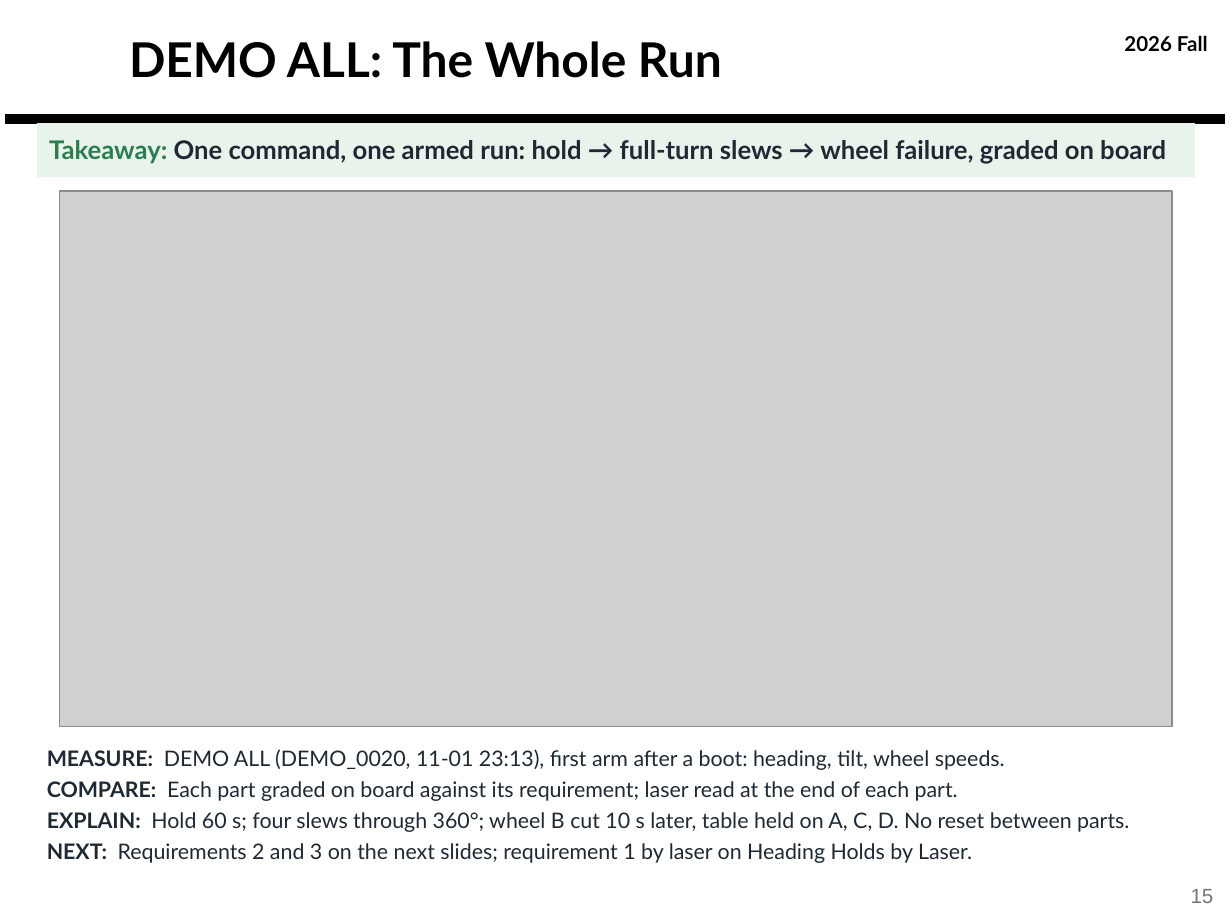
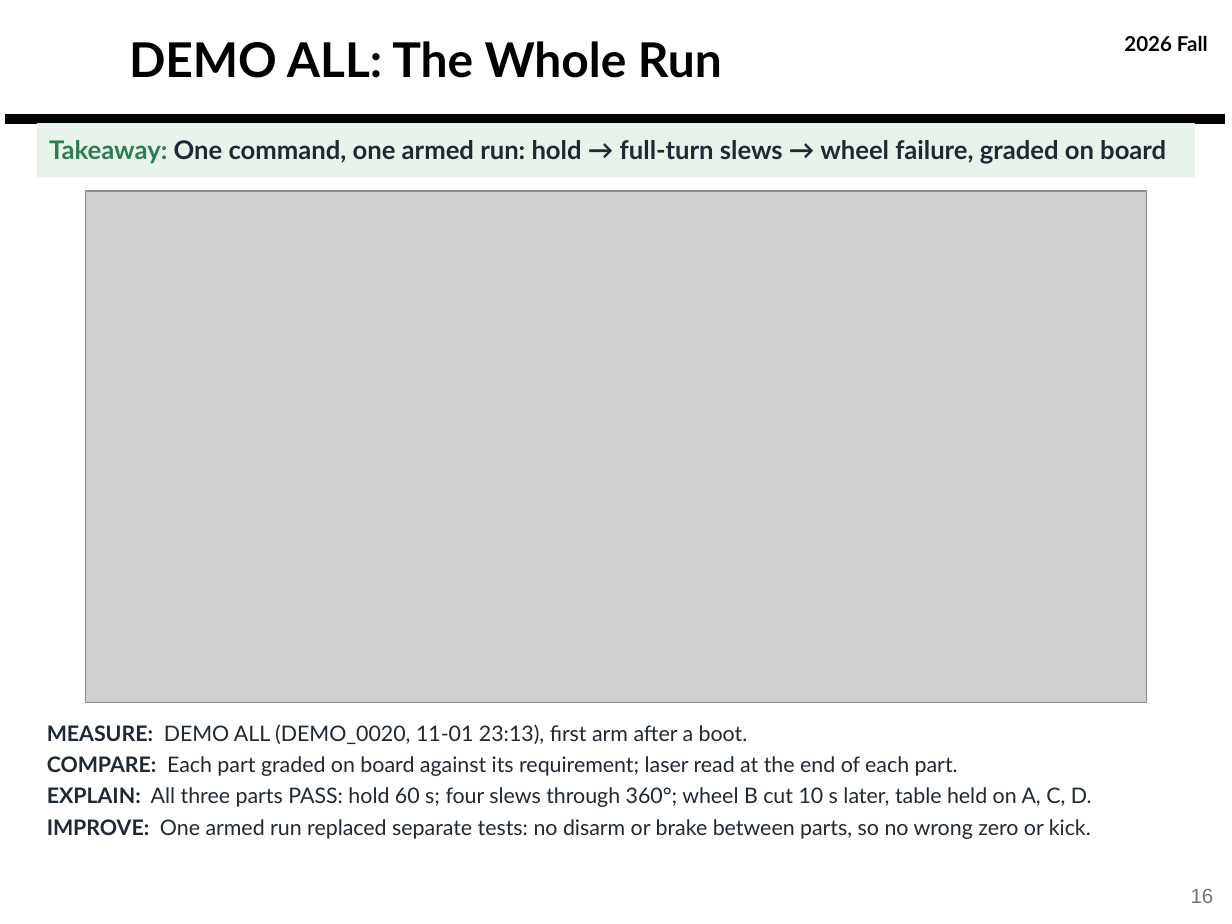
Before and after one commit to derek-weissinger-usafa/Astro-331-Lab-8, a slide deck: slide 16 of Reports/Astro 331 Lab 8_2_3 Body Final Pres.pptx (slide 15 before the commit). Drawn at 1232x924 pixels with LibreOffice and Linux fonts; fonts in the diff are those of the drawing; grey boxes stand for pictures; background and template pictures are left out. Boxes give left, top, right and bottom in pixels: in the first picture for what was removed or moved away, otherwise in the second. Text is boxed around its words. In the diff, an @@ line names an element or a change of style, - is before the commit and + after.

```diff
--- a/Reports/Astro 331 Lab 8_2_3 Body Final Pres.pptx
+++ b/Reports/Astro 331 Lab 8_2_3 Body Final Pres.pptx
@@ picture: place and size @@
-picture at [60,191,1173,727]
+picture at [85,191,1146,702]
@@ text "MEASURE: DEMO ALL (DEMO_0020, 11-01 ...": place and size @@
-text "MEASURE: DEMO ALL (DEMO_0020, 11-01 ..." at [47,749,1129,863]
+text "MEASURE: DEMO ALL (DEMO_0020, 11-01 ..." at [47,724,1092,839]
@@ text at [47,724,748,744]: text changed @@
-MEASURE: DEMO ALL (DEMO_0020, 11-01 23:13), first arm after a boot: heading, tilt, wheel speeds.
+MEASURE: DEMO ALL (DEMO_0020, 11-01 23:13), first arm after a boot.
@@ text at [47,787,1092,839]: text changed @@
-EXPLAIN: Hold 60 s; four slews through 360°; wheel B cut 10 s later, table held on A, C, D. No reset between parts.
-NEXT: Requirements 2 and 3 on the next slides; requirement 1 by laser on Heading Holds by Laser.
+EXPLAIN: All three parts PASS: hold 60 s; four slews through 360°; wheel B cut 10 s later, table held on A, C, D.
+IMPROVE: One armed run replaced separate tests: no disarm or brake between parts, so no wrong zero or kick.
@@ page number at [1191,889,1214,903]: text changed @@
-15
+16
```
Also in this commit, not shown: 30 other slides changed, 1 slide added, 14 other files.
